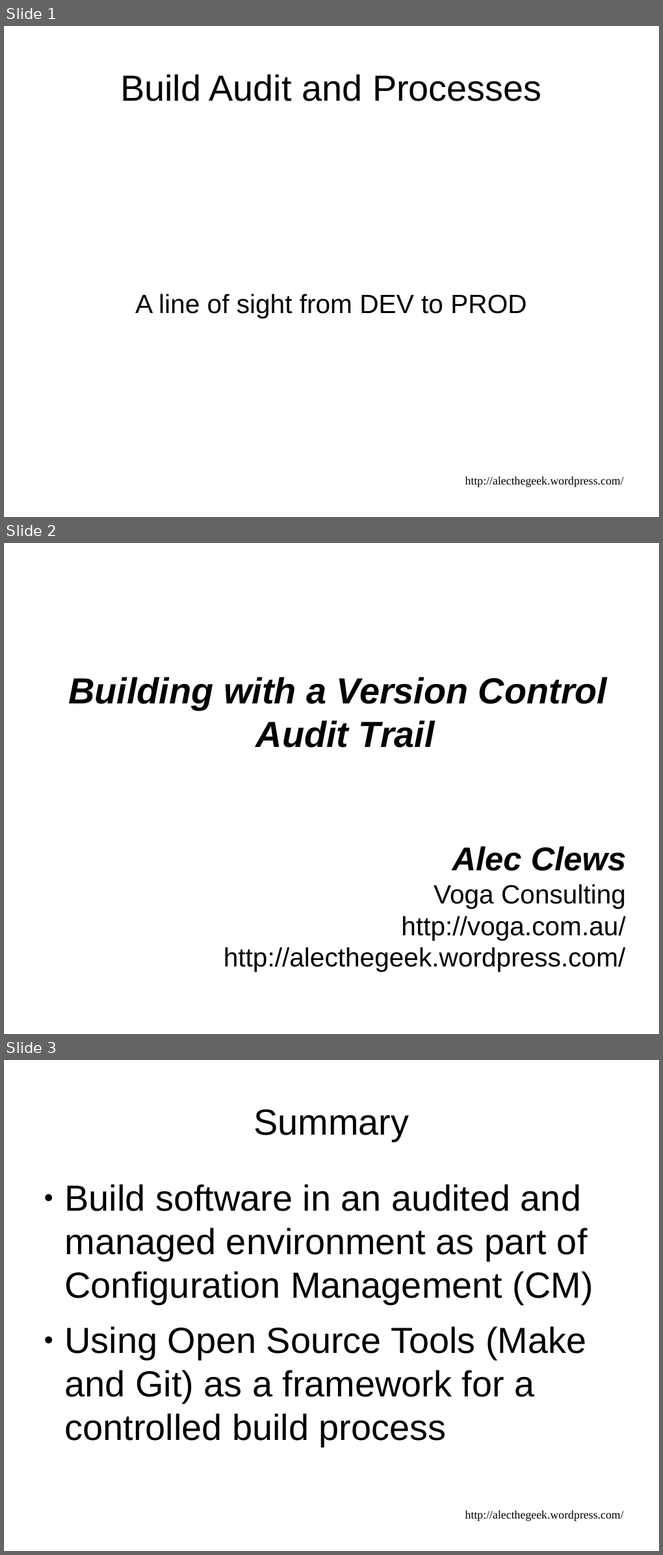
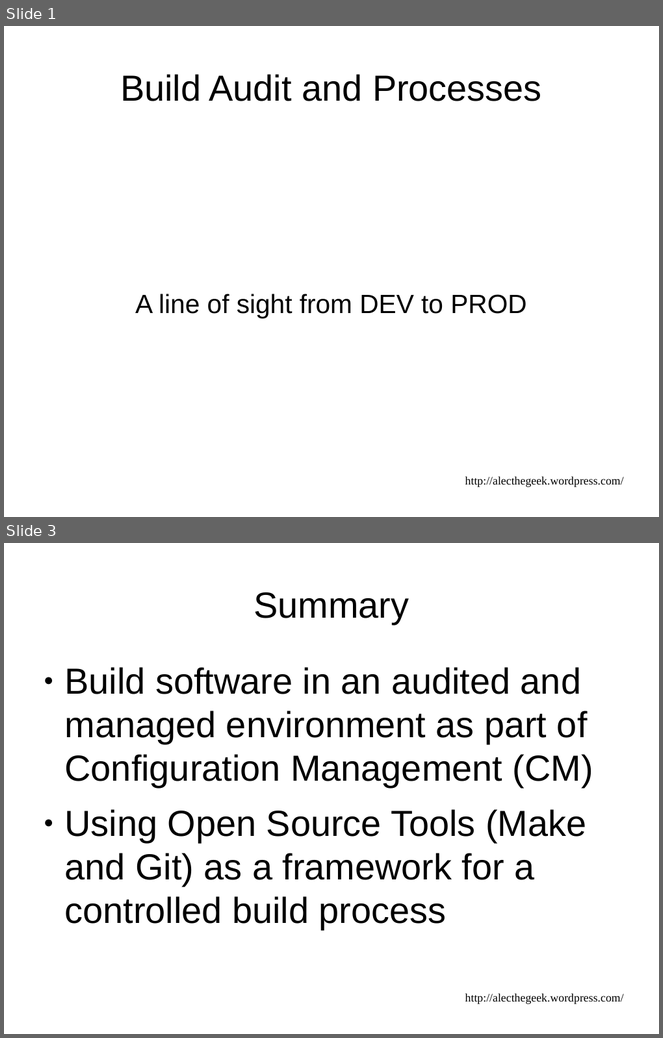
Before and after one commit to alecthegeek/gitbuilding, a slide deck: DevOpsDownUnderPresentation.odp. Shown one above the other, each under a label of ours: slides 1, 2 and 3 before the commit, slides 1 and 3 after it; the slides between them are not shown. The pictures are 663x1555 and 663x1038 pixels, drawn with LibreOffice and Linux fonts; fonts in the diff are those of the drawing. Boxes give left, top, right and bottom in pixels: in the first picture for what was removed or moved away, otherwise in the second. Text is boxed around its words. In the diff, an @@ line names an element or a change of style, - is before the commit and + after.

```diff
--- a/DevOpsDownUnderPresentation.odp
+++ b/DevOpsDownUnderPresentation.odp
@@ slide 2 removed at (4, 543, 659, 1034), background #FFFFFF @@
@@ subtitle removed at (68, 677, 627, 972) @@
-Building with a Version Control Audit Trail
-Alec Clews
-Voga Consulting
-http://voga.com.au/
-http://alecthegeek.wordpress.com/
```
Also in this commit, not shown: 8 slides changed, 2 slides added, 7 other files.
